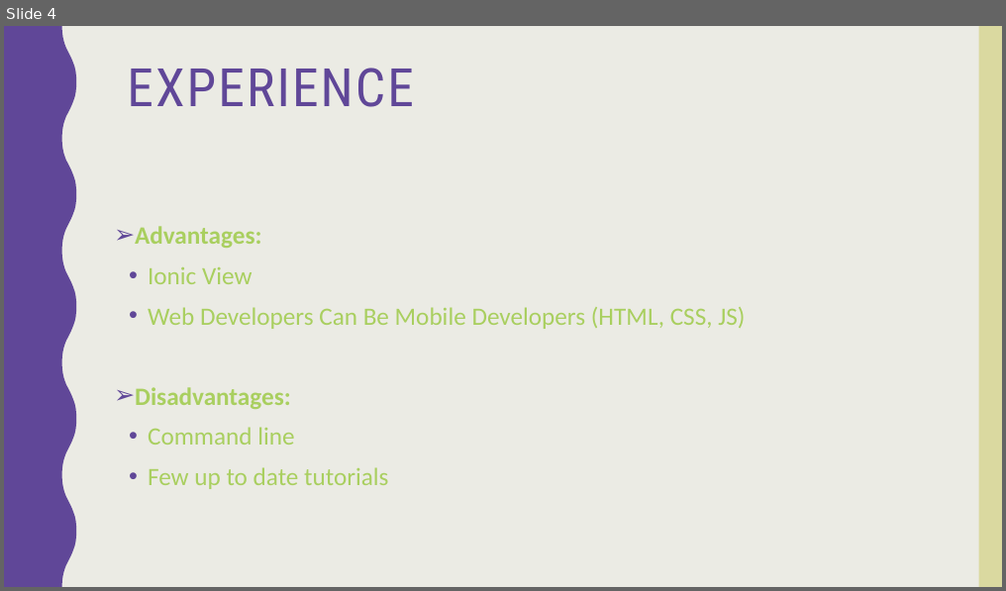
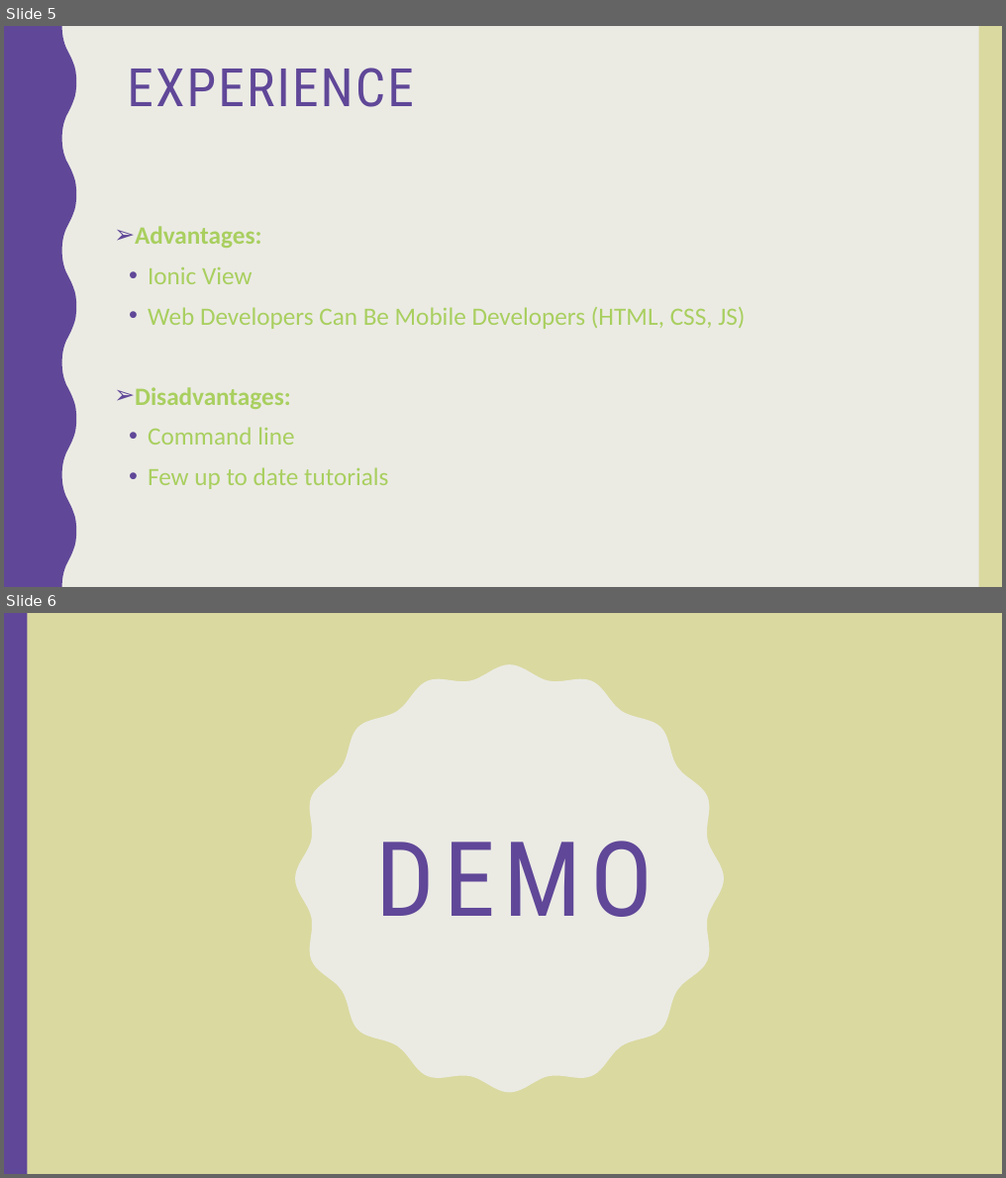
Before and after one commit to norahK/444SWE-Project, a slide deck: Pick a dish app.pptx. Shown one above the other, each under a label of ours: slide 4 before the commit, slides 5 and 6 after it. The pictures are 1006x591 and 1006x1178 pixels, drawn with LibreOffice and Linux fonts; fonts in the diff are those of the drawing. Boxes give left, top, right and bottom in pixels: in the first picture for what was removed or moved away, otherwise in the second. Text is boxed around its words. In the diff, an @@ line names an element or a change of style, - is before the commit and + after.

```diff
--- a/Pick a dish app.pptx
+++ b/Pick a dish app.pptx
@@ slide 6 added at (4,613,1002,1174), background #DAD9A0 @@
@@ rectangle added at (4,613,27,1174), fill #604798 @@
@@ freeform shape added at (295,664,724,1093), fill #EBEBE4 @@
@@ title added at (376,841,652,917), 100 pt, text #604798 @@
+DEMO
@@ what was slide 4 is now slide 5 @@
```
Also in this commit, not shown: 5 other slides added, 3 slides removed, 3 other files.
